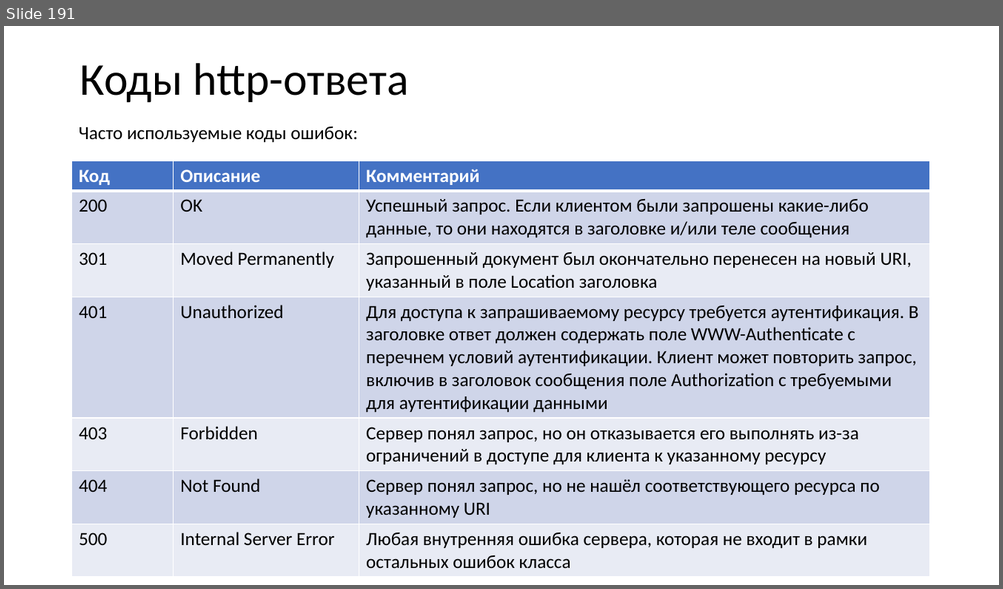
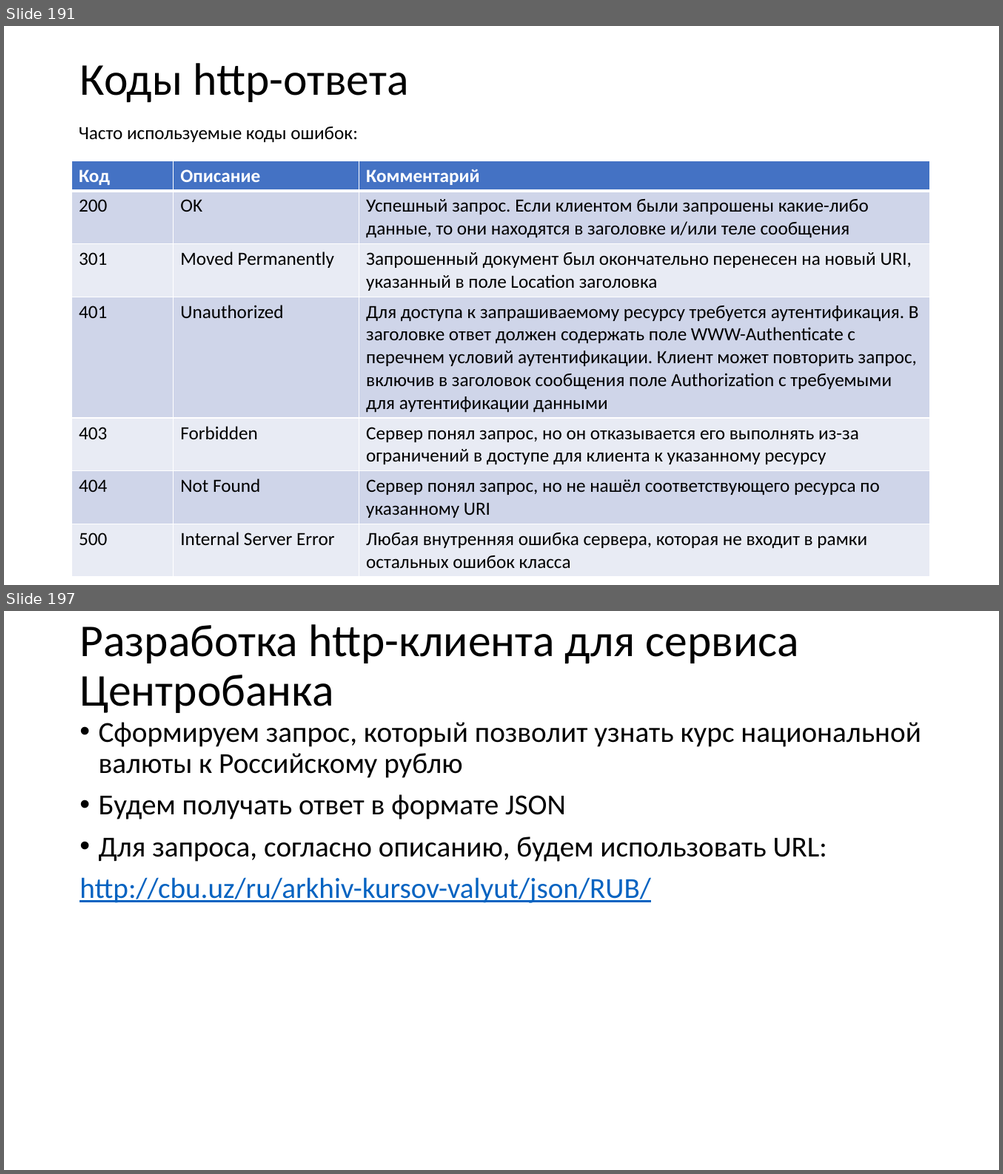
Before and after one commit to paveltsytovich/telegram-course, a slide deck: Presentation/Разработка ботов для телеграмм на Python.pptx. Shown one above the other, each under a label of ours: slide 191 before the commit, slides 191 and 197 after it; the slides between them are not shown. The pictures are 1003x589 and 1003x1174 pixels, drawn with LibreOffice and Linux fonts; fonts in the diff are those of the drawing. Boxes give left, top, right and bottom in pixels: in the first picture for what was removed or moved away, otherwise in the second. Text is boxed around its words. In the diff, an @@ line names an element or a change of style, - is before the commit and + after.

Commit message:
получение курса валют

```diff
--- a/Presentation/Разработка ботов для телеграмм на Python.pptx
+++ b/Presentation/Разработка ботов для телеграмм на Python.pptx
@@ slide 197 added at box(4, 611, 999, 1170), background #FFFFFF @@
@@ title added at box(79, 624, 799, 713), 44 pt, text #000000 @@
+Разработка http-клиента для сервиса Центробанка
@@ text added at box(79, 722, 921, 903), 28 pt, text #000000 @@
+• Сформируем запрос, который позволит узнать курс национальной валюты к Российскому рублю
+• Будем получать ответ в формате JSON
+• Для запроса, согласно описанию, будем использовать URL:
+http://cbu.uz/ru/arkhiv-kursov-valyut/json/RUB/
```
Also in this commit, not shown: 2 slides changed, 5 other slides added, 2 other files.
